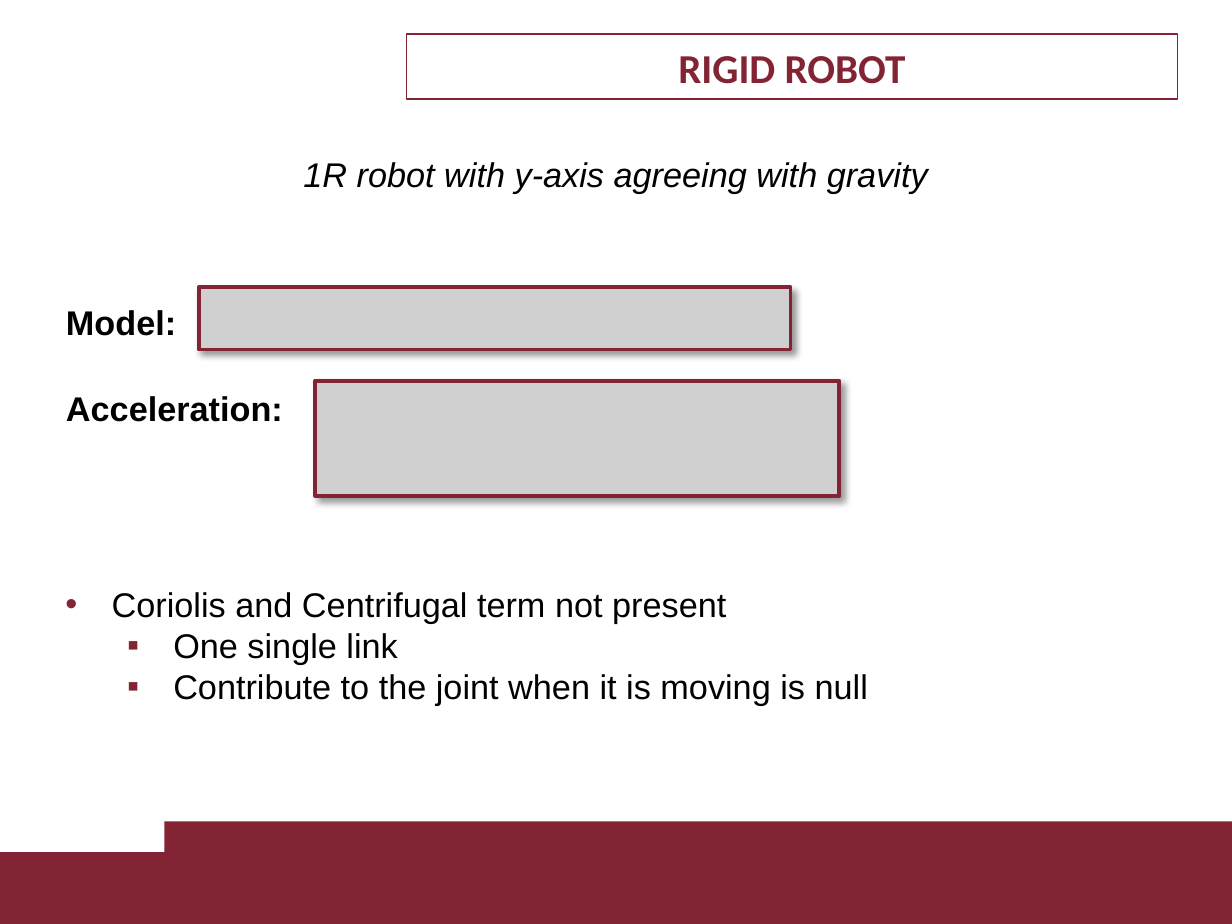
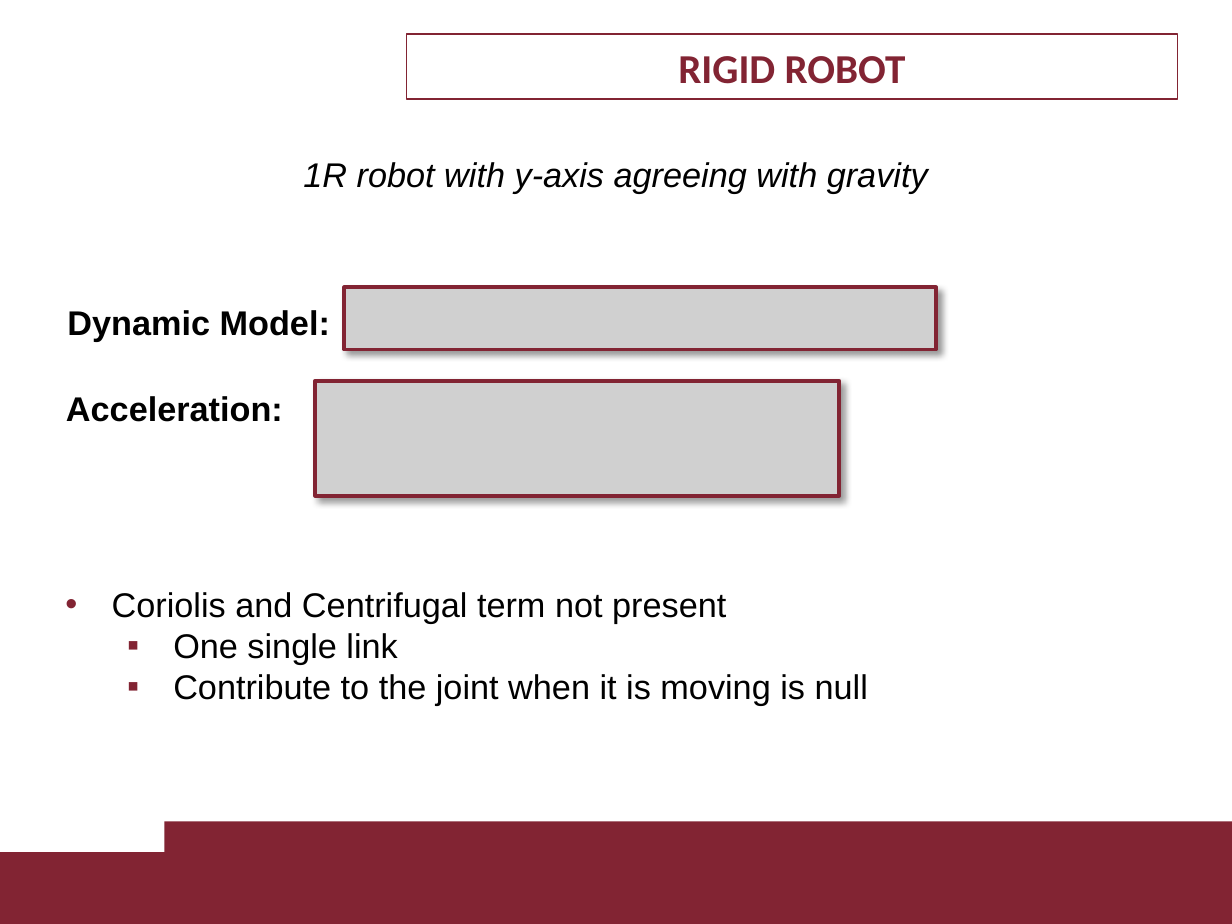
Before and after one commit to LorCir28/lagrangian_neural_network_with_PDcontroller_gravity_cancellation, a slide deck: slide 5 of presentation/1895955_1884561.pptx. Drawn at 1232x924 pixels with LibreOffice and Linux fonts; fonts in the diff are those of the drawing; grey boxes stand for pictures; background and template pictures are left out. Boxes give left, top, right and bottom in pixels: in the first picture for what was removed or moved away, otherwise in the second. Text is boxed around its words. In the diff, an @@ line names an element or a change of style, - is before the commit and + after.

```diff
--- a/presentation/1895955_1884561.pptx
+++ b/presentation/1895955_1884561.pptx
@@ picture: place and size @@
-picture at bbox=[198, 287, 790, 349]
+picture at bbox=[345, 287, 936, 349]
@@ text at bbox=[67, 310, 330, 342]: text changed @@
-Model:
+Dynamic Model:
```
Also in this commit, not shown: 10 other slides changed, 1 slide removed, 3 other files.
